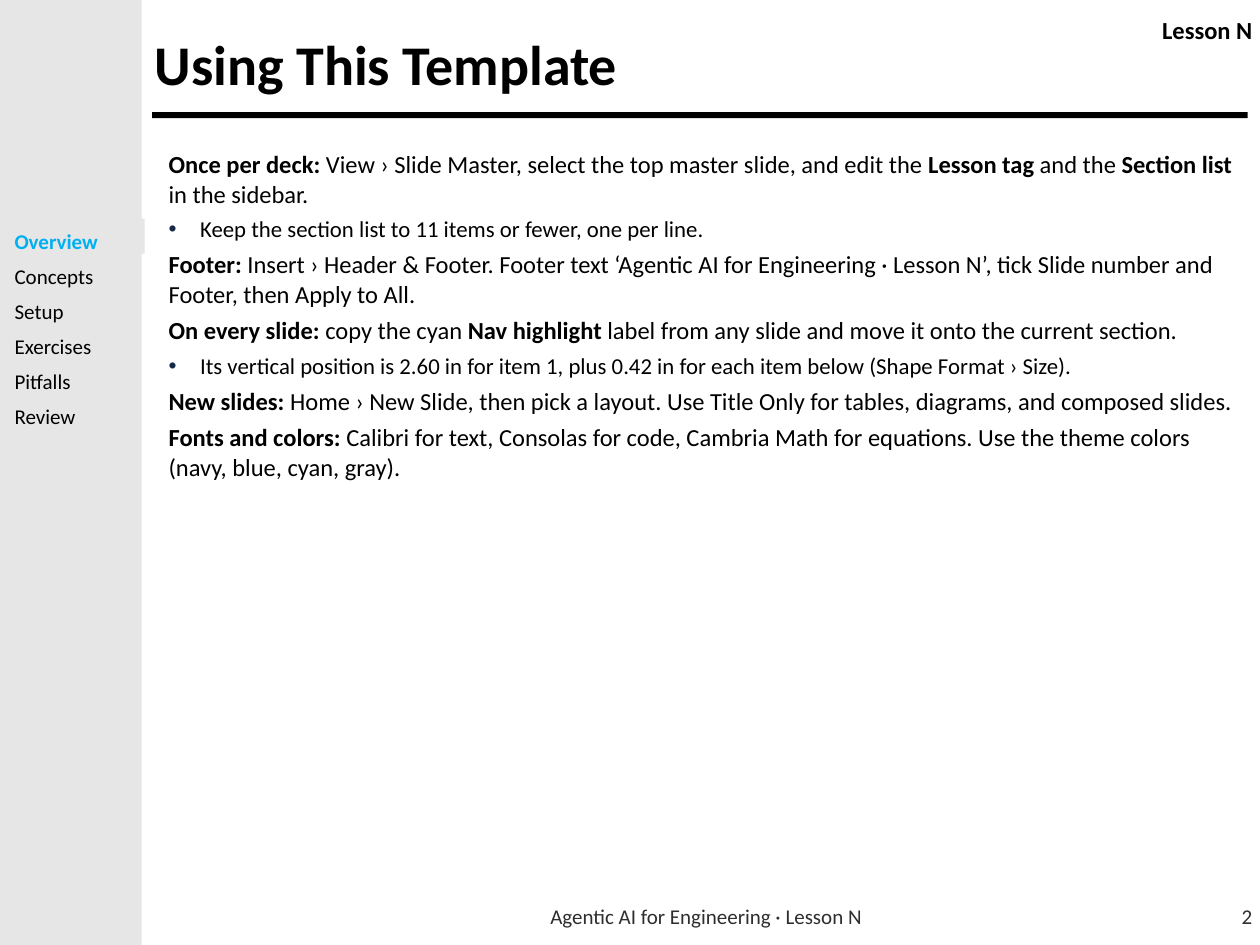
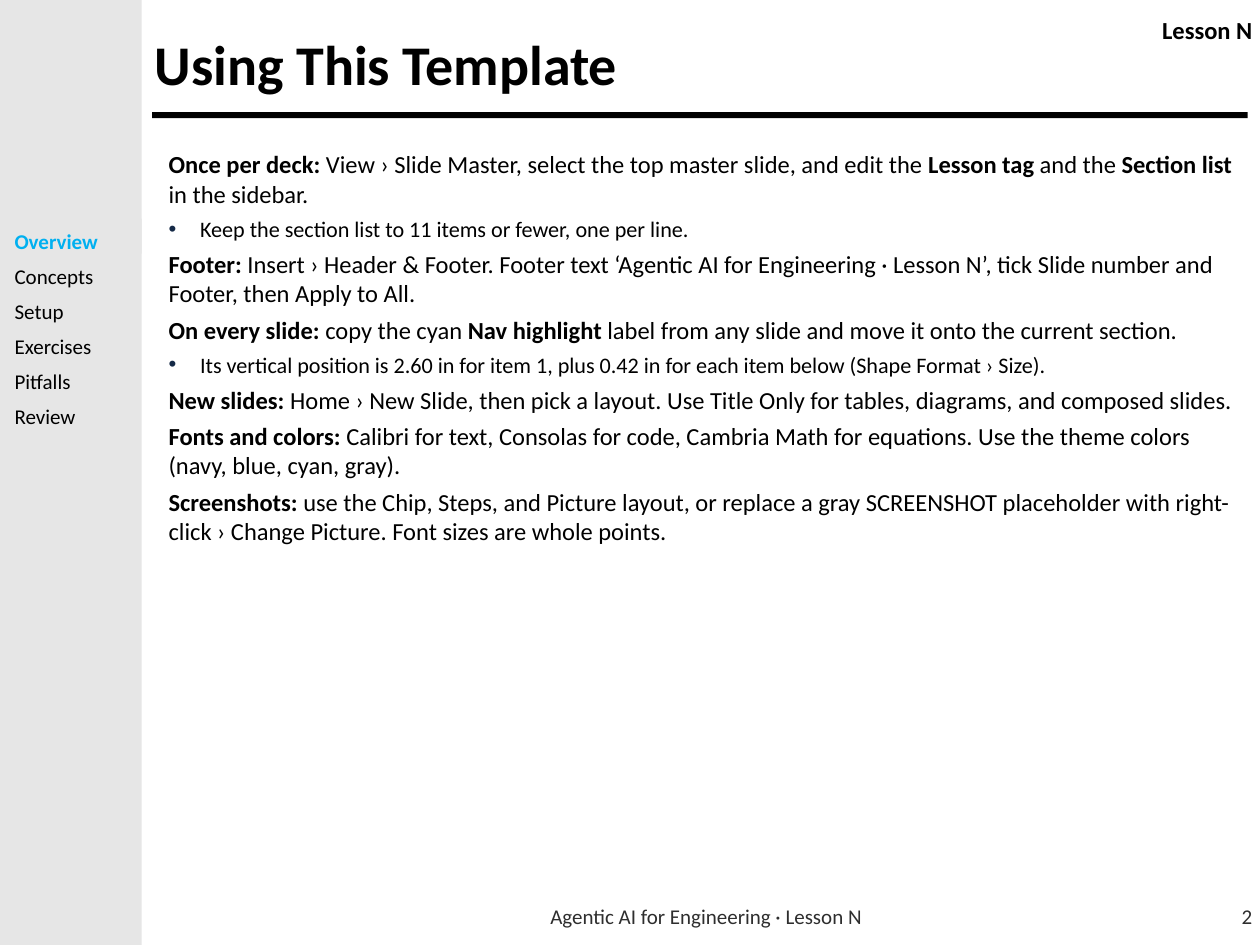
Before and after one commit to usafa-dfas/Agentic-AI-for-Engineering, a slide deck: slide 2 of templates/Agentic_AI_Course_Template.potx. Drawn at 1260x945 pixels with LibreOffice and Linux fonts; fonts in the diff are those of the drawing; background and template pictures are left out. Boxes give left, top, right and bottom in pixels: in the first picture for what was removed or moved away, otherwise in the second. Text is boxed around its words. In the diff, an @@ line names an element or a change of style, - is before the commit and + after.

```diff
--- a/templates/Agentic_AI_Course_Template.potx
+++ b/templates/Agentic_AI_Course_Template.potx
@@ text at bbox=[200, 221, 1045, 377]: size 19.5 to 19 pt in "Keep the section list to 11 items ...", "Its vertical position is 2.60 in for ..." @@
@@ text at bbox=[169, 493, 1229, 545]: paragraph added @@
+Screenshots: use the Chip, Steps, and Picture layout, or replace a gray SCREENSHOT placeholder with right-click › Change Picture. Font sizes are whole points.
```
Also in this commit, not shown: 5 other slides changed, 1 slide added, 3 other files.
